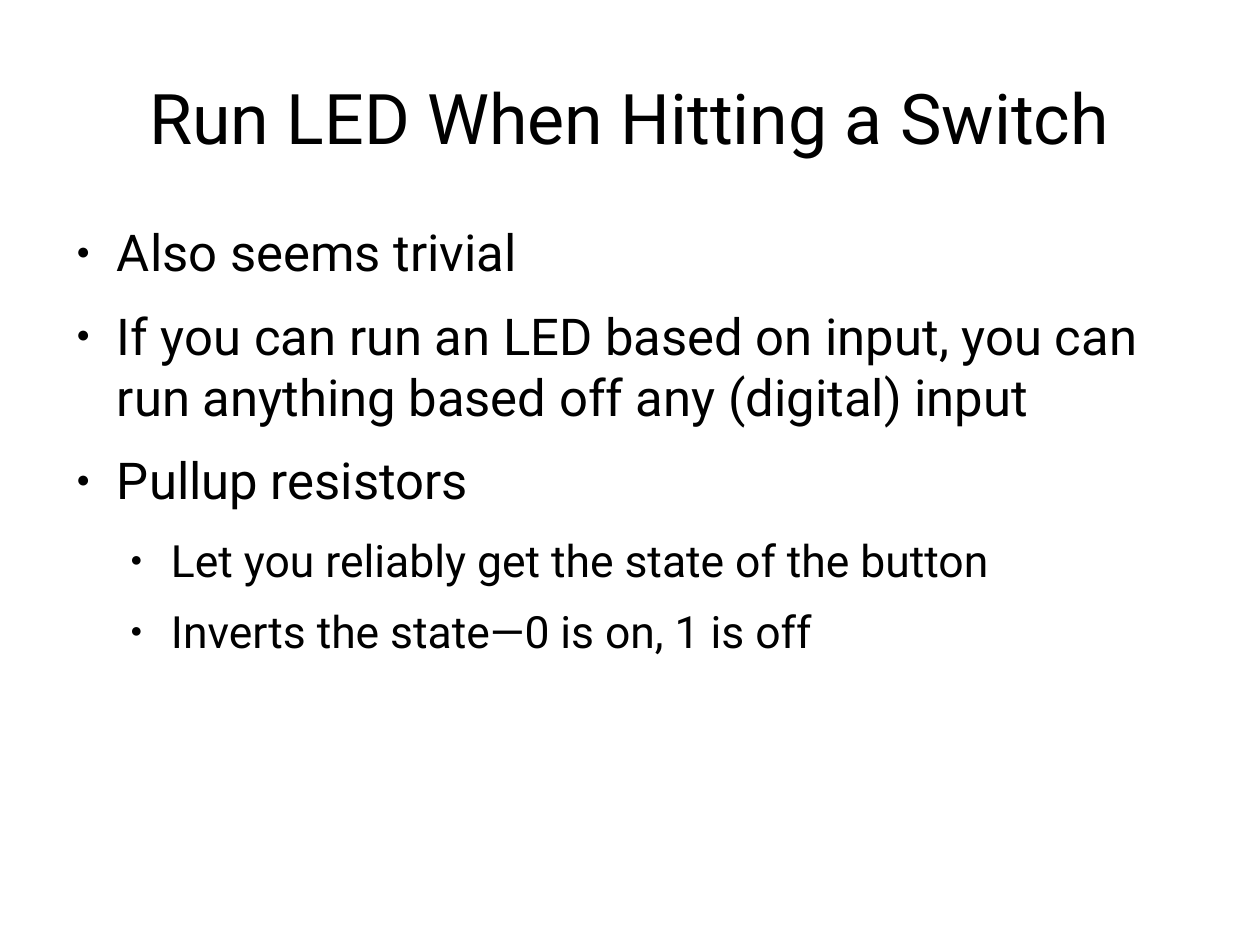
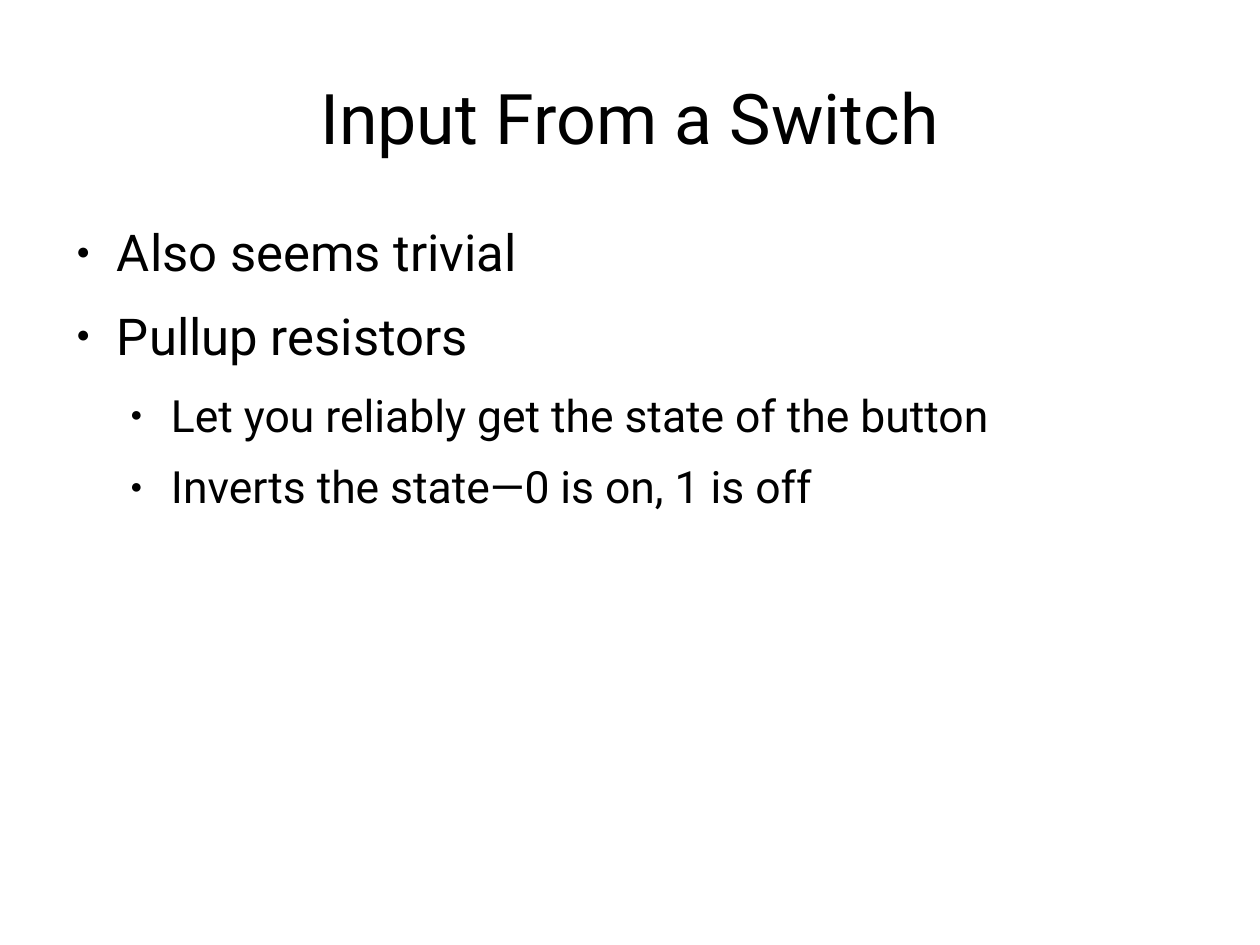
Before and after one commit to frezik/rpi_perl_presentation, a slide deck: slide 12 of raspberry_pi_perl.odp (slide 10 before the commit). Drawn at 1260x945 pixels with LibreOffice and Linux fonts; fonts in the diff are those of the drawing. Boxes give left, top, right and bottom in pixels: in the first picture for what was removed or moved away, otherwise in the second. Text is boxed around its words. In the diff, an @@ line names an element or a change of style, - is before the commit and + after.

```diff
--- a/raspberry_pi_perl.odp
+++ b/raspberry_pi_perl.odp
@@ title at <box>320,91,939,159</box>: text changed @@
-Run LED When Hitting a Switch
+Input From a Switch
@@ text at <box>117,316,1137,428</box>: paragraph removed @@
-● If you can run an LED based on input, you can run anything based off any (digital) input
```
Also in this commit, not shown: 8 other slides changed, 13 slides added, 6 slides removed, 1 other file.
